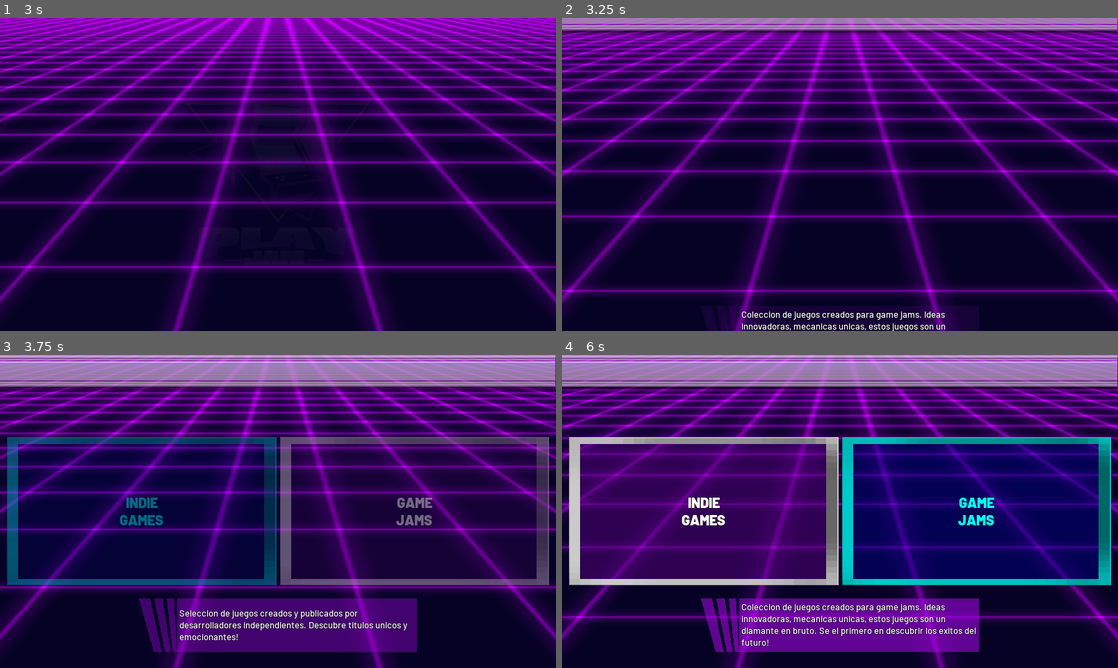
Above: before the commit, frames 1-4 (two rows, left to right).
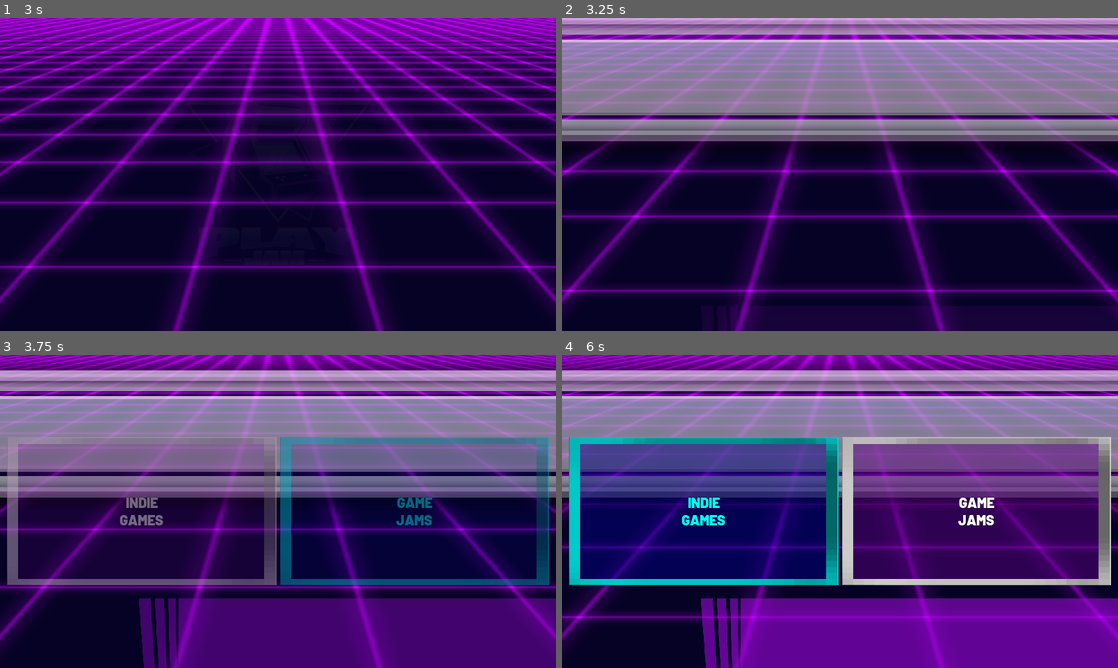
Above: after the commit, the same moments.

Repository: PlayJamDevs/Play-Jam-Launcher-2
Game: Godot game, scene res://scenes/Main.tscn
Same seed, same stepped clock (60 frames per second), same inputs: the game is played once before the commit and once after it.
Inputs:
- Up to frame 1 (3 s): tap Enter (ui_accept) at 0.5, 1.35, 1.52, 1.82, 2.85 s; hold Right (ui_right) 0.53-1.28 s; hold Enter (ui_accept) 0.53-1.28 s; hold Left (ui_left) 1.28-2.03 s; hold Enter (ui_accept) 2.03-2.78 s; hold Right (ui_right) from 2.03 s (still down)
- Up to frame 2 (3.25 s): keep holding Right (ui_right); tap Enter (ui_accept) at 3.02 s
- Up to frame 3 (3.75 s): tap Enter (ui_accept) at 3.32 s; release Right (ui_right) at 3.53 s; hold Left (ui_left) from 3.53 s (still down); hold Enter (ui_accept) from 3.53 s (still down)
- Up to frame 4 (6 s): release Enter (ui_accept) at 4.28 s; tap Enter (ui_accept) at 4.35, 4.52, 4.82, 5.85 s; hold Enter (ui_accept) 5.03-5.78 s; release Left (ui_left) at 5.78 s; hold Right (ui_right) from 5.78 s (still down)

Frame 1 is identical in both runs. In frame 2, 38% of the frame differs, in the area x 0-100%, y 0-100%; in frame 3, 56%; in frame 4, 79%.

Commit message:
avances con logica de seleccion

Diff:
--- a/scenes/Categories.gd
+++ b/scenes/Categories.gd
@@ -18,7 +18,6 @@
 	"jams"
 ]
 
-
 var selected_idx := 1
 var selected
 
@@ -26,6 +25,7 @@
 
 	if event.is_action_pressed("ui_accept"):
 		open_games_folder(folders[selected_idx])
+		return
 
 	var direction = (event.get_action_strength("ui_right") - event.get_action_strength("ui_left"))
 	if !direction:
@@ -38,7 +38,6 @@
 
 	update_selected()
 
-
 func update_selected():
 	selected = n_PanelC.get_child(selected_idx)
 	for p in n_PanelC.get_children():
@@ -49,8 +48,108 @@
 	n_LabelDescription.text = PanelDescription[selected_idx]
 
 func _ready():
+	._ready()
 	update_selected()
 
 func open_games_folder(folder_name):
-	#TODO
+	var games_list = get_games_in_folder(folder_name)
+	goto_game_selection(games_list)
+
+func get_games_in_folder(folder_name):
+	#open directory
+	var path = Global.GAMES_PATH.plus_file(folder_name)
+	print(path)
+	var dir := Directory.new()
+	dir.open(path)
+	dir.list_dir_begin(true, true)
+
+	var games = []
+
+	#iterate through the directory
+	var current_file := ""
+	while true:
+		current_file = dir.get_next()
+		if !current_file:
+			break
+		if !dir.current_is_dir():
+			continue
+		var game = load_game_info(path.plus_file(current_file))
+		if !game:
+			continue
+		games.append(game)
+	return games
+
+func load_game_info(game_dir_path) -> GameData:
+	var dir = Directory.new()
+	dir.open(game_dir_path)
+
+	dir.list_dir_begin(true, true)
+	var current_file : String
+	var game = GameData.new()
+
+	var has_executable = false
+	var has_cover = false
+	var has_info = false
+
+	var executable_name = ""
+	var game_info = {}
+	while true:
+		current_file = dir.get_next()
+		if !current_file:
+			break
+
+		var full_path = game_dir_path.plus_file(current_file)
+
+		if !has_executable and current_file.begins_with("Ejecutable") and is_executable(full_path):
+			has_executable = true
+			executable_name = current_file
+		elif !has_cover and current_file == "Cover.png":
+			has_cover = true
+		elif !has_info and current_file == "info.json":
+			game_info = load_info(full_path)
+			has_info = !!game_info
+
+
+	if !has_executable or !has_info or !has_cover:
+		return null
+
+	var ret := GameData.new()
+	ret.path_to_directory = game_dir_path
+	ret.executable_name = executable_name
+	for key in game_info.keys():
+		if key in ret:
+			ret[key] = game_info[key]
+	return ret
+
+func is_executable(file_path:String):
+	return (
+		(OS.has_feature("Windows") and file_path.ends_with(".exe")) or
+		(OS.has_feature("X11") and OS.execute("test", ["-x", file_path]) == 0)
+	)
+
+func load_info(json_path) -> Dictionary:
+	var file = File.new()
+	file.open(json_path, file.READ)
+	var text = file.get_as_text()
+	var json : JSONParseResult = JSON.parse(text)
+	file.close()
+	if json.error:
+		push_error("couldn't load json info for file " + json_path + ", error code " + json.error)
+		return {}
+	if typeof(json.result) != TYPE_DICTIONARY:
+		push_error("couldn't load json info for file " + json_path + ", object isn't a dictionary.")
+		return {}
+	var missing_fields = get_missing_fields(json.result)
+	if missing_fields:
+		push_error("couldn't load json info for file " + json_path + ", missing fields are: " + missing_fields)
+	return json.result
+
+func get_missing_fields(json):
+	var ret = []
+	for key in ["year","title","author","description","link"]:
+		if !(key in json):
+			ret.append(key)
+	return ret
+
+func goto_game_selection(games_list):
 	pass
--- a/scenes/GameSelection/GameSelection.gd
+++ b/scenes/GameSelection/GameSelection.gd
@@ -1,25 +1,28 @@
 extends Control
 #extends UIState
-
+onready var game_info_display: Control = $"%game_info_display"
 onready var item_list: ItemList = $"%ItemList"
 
+var game_list := []
 
-onready var title: Label = $"%title"
-onready var year: Label = $"%year"
-onready var author: Label = $"%author"
-onready var link: Label = $"%link"
-onready var qr: TextureRect = $"%QR"
-onready var cover: TextureRect = $"%cover"
-onready var description: Label = $"%description"
-var executable_path := ""
+func _ready() -> void:
+	item_list.connect("item_selected",self,"_on_item_selected")
+	item_list.connect("item_activated",self,"_on_item_activated")
 
-func update_game(info: GameData):
-	title.text = info.title
-	year.text = "Año: %s" % info.year
-	author.text = "Autor: %s" % info.author
-	link.text = "Link: %s" % info.link
-	description.text = "Descripción: %s" % info.description
-	cover.texture = info.texture
-	executable_path = info.executable_path
-	qr.texture = info.qr_texture
+func _on_item_selected(index: int):
+	game_info_display.display_game(game_list[index])
+
+func _on_item_activated(index: int):
+	var info: GameData = game_list[index]
+	execute(info.get_executable_path())
+
+func execute(path):
 	pass
+
+func load_list(list: Array):
+	game_list = list
+	item_list.clear()
+	for element in game_list:
+		var game : GameData = element
+		item_list.add_item(game.title)
+		pass
--- a/scenes/GameSelection/GameSelection.tscn
+++ b/scenes/GameSelection/GameSelection.tscn
@@ -1,9 +1,10 @@
-[gd_scene load_steps=6 format=2]
+[gd_scene load_steps=7 format=2]
 
 [ext_resource path="res://scenes/GameSelection/GameSelection.gd" type="Script" id=1]
 [ext_resource path="res://assets/res/global_theme.tres" type="Theme" id=2]
 [ext_resource path="res://icon.png" type="Texture" id=3]
 [ext_resource path="res://assets/res/fonts/font_default_48px.tres" type="DynamicFont" id=4]
+[ext_resource path="res://scenes/GameSelection/game_info_display.gd" type="Script" id=5]
 
 [sub_resource type="StyleBoxFlat" id=1]
 bg_color = Color( 0.435294, 0.258824, 0.662745, 1 )
@@ -68,7 +69,6 @@
 margin_bottom = 1044.0
 size_flags_horizontal = 3
 size_flags_vertical = 3
-items = [ "TITULO", null, false, "Item 1", null, false, "Item 2", null, false, "Item 3", null, false, "Item 4", null, false, "Item 5", null, false, "Item 6", null, false, "Item 7", null, false, "Item 8", null, false, "Item 9", null, false, "Item 10", null, false, "Item 11", null, false, "Item 12", null, false, "Item 13", null, false, "Item 14", null, false, "Item 15", null, false, "Item 16", null, false, "Item 17", null, false, "Item 18", null, false, "Item 19", null, false, "Item 20", null, false, "Item 21", null, false, "Item 22", null, false, "Item 23", null, false, "Item 24", null, false ]
 
 [node name="middle_space" type="Control" parent="VBoxContainer/HBoxContainer"]
 margin_left = 640.0
@@ -76,79 +76,83 @@
 margin_bottom = 1044.0
 rect_min_size = Vector2( 32, 0 )
 
-[node name="info" type="Control" parent="VBoxContainer/HBoxContainer"]
+[node name="game_info_display" type="Control" parent="VBoxContainer/HBoxContainer"]
+unique_name_in_owner = true
 margin_left = 676.0
 margin_right = 1852.0
 margin_bottom = 1044.0
 rect_min_size = Vector2( 32, 0 )
 size_flags_horizontal = 3
 size_flags_vertical = 3
+script = ExtResource( 5 )
 
-[node name="VBoxContainer" type="VBoxContainer" parent="VBoxContainer/HBoxContainer/info"]
+[node name="VBoxContainer" type="VBoxContainer" parent="VBoxContainer/HBoxContainer/game_info_display"]
 anchor_right = 1.0
 anchor_bottom = 1.0
 
-[node name="vertical_space" type="Control" parent="VBoxContainer/HBoxContainer/info/VBoxContainer"]
+[node name="vertical_space" type="Control" parent="VBoxContainer/HBoxContainer/game_info_display/VBoxContainer"]
 margin_right = 1176.0
 margin_bottom = 64.0
 rect_min_size = Vector2( 0, 64 )
 
-[node name="HBoxContainer" type="HBoxContainer" parent="VBoxContainer/HBoxContainer/info/VBoxContainer"]
+[node name="HBoxContainer" type="HBoxContainer" parent="VBoxContainer/HBoxContainer/game_info_display/VBoxContainer"]
 margin_top = 68.0
 margin_right = 1176.0
 margin_bottom = 312.0
 
-[node name="VBoxContainer" type="VBoxContainer" parent="VBoxContainer/HBoxContainer/info/VBoxContainer/HBoxContainer"]
-margin_right = 1108.0
+[node name="VBoxContainer" type="VBoxContainer" parent="VBoxContainer/HBoxContainer/game_info_display/VBoxContainer/HBoxContainer"]
+margin_right = 980.0
 margin_bottom = 244.0
 size_flags_horizontal = 3
 size_flags_vertical = 3
 
-[node name="title" type="Label" parent="VBoxContainer/HBoxContainer/info/VBoxContainer/HBoxContainer/VBoxContainer"]
+[node name="title" type="Label" parent="VBoxContainer/HBoxContainer/game_info_display/VBoxContainer/HBoxContainer/VBoxContainer"]
 unique_name_in_owner = true
-margin_right = 1108.0
+margin_right = 980.0
 margin_bottom = 58.0
 custom_fonts/font = ExtResource( 4 )
 text = "Nombre del juego"
 
-[node name="year" type="Label" parent="VBoxContainer/HBoxContainer/info/VBoxContainer/HBoxContainer/VBoxContainer"]
+[node name="year" type="Label" parent="VBoxContainer/HBoxContainer/game_info_display/VBoxContainer/HBoxContainer/VBoxContainer"]
 unique_name_in_owner = true
 margin_top = 62.0
-margin_right = 1108.0
+margin_right = 980.0
 margin_bottom = 120.0
 custom_fonts/font = ExtResource( 4 )
 text = "Año:"
 
-[node name="author" type="Label" parent="VBoxContainer/HBoxContainer/info/VBoxContainer/HBoxContainer/VBoxContainer"]
+[node name="author" type="Label" parent="VBoxContainer/HBoxContainer/game_info_display/VBoxContainer/HBoxContainer/VBoxContainer"]
 unique_name_in_owner = true
 margin_top = 124.0
-margin_right = 1108.0
+margin_right = 980.0
 margin_bottom = 182.0
 custom_fonts/font = ExtResource( 4 )
 text = "Autor:"
 
-[node name="link" type="Label" parent="VBoxContainer/HBoxContainer/info/VBoxContainer/HBoxContainer/VBoxContainer"]
+[node name="link" type="Label" parent="VBoxContainer/HBoxContainer/game_info_display/VBoxContainer/HBoxContainer/VBoxContainer"]
 unique_name_in_owner = true
 margin_top = 186.0
-margin_right = 1108.0
+margin_right = 980.0
 margin_bottom = 244.0
 custom_fonts/font = ExtResource( 4 )
 text = "Link:"
 
-[node name="QR" type="TextureRect" parent="VBoxContainer/HBoxContainer/info/VBoxContainer/HBoxContainer"]
+[node name="QR" type="TextureRect" parent="VBoxContainer/HBoxContainer/game_info_display/VBoxContainer/HBoxContainer"]
 unique_name_in_owner = true
-margin_left = 1112.0
+margin_left = 984.0
 margin_right = 1176.0
 margin_bottom = 244.0
+rect_min_size = Vector2( 192, 192 )
 texture = ExtResource( 3 )
+stretch_mode = 5
 
-[node name="vertical_space2" type="Control" parent="VBoxContainer/HBoxContainer/info/VBoxContainer"]
+[node name="vertical_space2" type="Control" parent="VBoxContainer/HBoxContainer/game_info_display/VBoxContainer"]
 margin_top = 316.0
 margin_right = 1176.0
 margin_bottom = 348.0
 rect_min_size = Vector2( 0, 32 )
 
-[node name="cover" type="TextureRect" parent="VBoxContainer/HBoxContainer/info/VBoxContainer"]
+[node name="cover" type="TextureRect" parent="VBoxContainer/HBoxContainer/game_info_display/VBoxContainer"]
 unique_name_in_owner = true
 margin_top = 352.0
 margin_right = 500.0
@@ -159,13 +163,13 @@
 texture = ExtResource( 3 )
 stretch_mode = 2
 
-[node name="vertical_space3" type="Control" parent="VBoxContainer/HBoxContainer/info/VBoxContainer"]
+[node name="vertical_space3" type="Control" parent="VBoxContainer/HBoxContainer/game_info_display/VBoxContainer"]
 margin_top = 688.0
 margin_right = 1176.0
 margin_bottom = 720.0
 rect_min_size = Vector2( 0, 32 )
 
-[node name="description" type="Label" parent="VBoxContainer/HBoxContainer/info/VBoxContainer"]
+[node name="description" type="Label" parent="VBoxContainer/HBoxContainer/game_info_display/VBoxContainer"]
 unique_name_in_owner = true
 margin_top = 724.0
 margin_right = 1176.0
--- a/scenes/GameSelection/game_data.gd
+++ b/scenes/GameSelection/game_data.gd
@@ -1,9 +1,15 @@
+extends Reference
 class_name GameData
+var path_to_directory := ""
+var executable_name := ""
 var title := ""
 var year := ""
 var author := ""
 var link := ""
 var description := ""
-var executable_path := ""
-var texture : Texture
-var qr_texture : Texture
+
+
+func get_cover_path():
+	return path_to_directory.plus_file("Cover.png")
+func get_executable_path():
+	return path_to_directory.plus_file(executable_name)
--- /dev/null
+++ b/scenes/GameSelection/game_info_display.gd
@@ -0,0 +1,54 @@
+extends Control
+
+onready var title: Label = $"%title"
+onready var year: Label = $"%year"
+onready var author: Label = $"%author"
+onready var link: Label = $"%link"
+onready var qr: TextureRect = $"%QR"
+onready var cover: TextureRect = $"%cover"
+onready var description: Label = $"%description"
+var executable_path := ""
+
+func display_game(info: GameData):
+	title.text = info.title
+	year.text = "Año: %s" % info.year
+	author.text = "Autor: %s" % info.author
+	link.text = "Link: %s" % info.link
+	description.text = "Descripción: %s" % info.description
+
+	var cover_path = info.get_cover_path()
+	cover.texture = load_img(cover_path)
+	qr.texture = generate_qr(info.link)
+
+	executable_path = info.get_executable_path()
+
+
+
+	pass
+
+func generate_qr(text) -> Texture:
+	var qr_code: QrCode = QrCode.new()
+	qr_code.error_correct_level = QrCode.ERROR_CORRECT_LEVEL.LOW
+	var texture: ImageTexture = qr_code.get_texture(text)
+	return texture
+
+func load_img(path) -> Texture:
+	var img := Image.new()
+	var code = img.load(path)
+	if code:
+		print("attempt to load img at ", path, " returns in error_code ", code)
+	var tex := ImageTexture.new()
+	tex.create_from_image(img, 0)
+	return tex
+
+
+func _ready() -> void:
+	var d = GameData.new()
+	d.title = "jaja"
+	d.year = "2023"
+	d.author = "streq"
+	d.link = "google.com"
+	d.description = "mi juego"
+	d.path_to_directory = "/home/streq/.local/share/Steam/steamapps/common/Godot Engine/games/indie/Recontra"
+	d.executable_name = "Ejecutable.x86_64"
+	display_game(d)
--- a/scenes/Main.tscn
+++ b/scenes/Main.tscn
@@ -405,6 +405,20 @@
 "transitions": PoolRealArray( 1, 1, 1 ),
 "update": 0,
 "values": [ Color( 1, 1, 1, 0 ), Color( 1, 1, 1, 0.235294 ), Color( 1, 1, 1, 0.54902 ) ]
+}
+tracks/10/type = "method"
+tracks/10/path = NodePath("../UI/Categories")
+tracks/10/interp = 1
+tracks/10/loop_wrap = true
+tracks/10/imported = false
+tracks/10/enabled = true
+tracks/10/keys = {
+"times": PoolRealArray( 0.2 ),
+"transitions": PoolRealArray( 1 ),
+"values": [ {
+"args": [  ],
+"method": "enter_state"
+} ]
 }
 
 [sub_resource type="Animation" id=6]
@@ -741,8 +755,8 @@
 anchor_top = 0.00740741
 anchor_right = 1.0
 anchor_bottom = 0.142593
-margin_top = -8.0
-margin_bottom = -7.99998
+margin_right = 5760.0
+margin_bottom = 438.001
 rect_min_size = Vector2( 0, 128 )
 texture = ExtResource( 8 )
 
@@ -752,10 +766,9 @@
 anchor_top = 0.777778
 anchor_right = 0.75
 anchor_bottom = 0.948148
-margin_left = -480.0
-margin_top = 112.0
-margin_right = -480.0
-margin_bottom = 112.0
+margin_top = 952.0
+margin_right = 2880.0
+margin_bottom = 1504.0
 rect_min_size = Vector2( 0, 129 )
 custom_styles/panel = SubResource( 27 )
 __meta__ = {
@@ -777,9 +790,9 @@
 [node name="LabelDescription" type="Label" parent="UI/Categories/PanelDescription/MarginContainer"]
 unique_name_in_owner = true
 margin_left = 4.0
-margin_top = 51.0
-margin_right = 819.0
-margin_bottom = 132.0
+margin_top = 256.0
+margin_right = 2467.0
+margin_bottom = 295.0
 custom_fonts/font = ExtResource( 11 )
 text = "Coleccion de titulos proximos a estrenarse. ¡Jugalos antes que nadie!"
 autowrap = true
--- a/scripts/Global.gd
+++ b/scripts/Global.gd
@@ -12,3 +12,6 @@
 
 var qr_text: String = "text"
 var error_correction_level: int = 0
+
+var PATH :String = OS.get_executable_path().get_base_dir()
+var GAMES_PATH :String = PATH.plus_file("games")
--- a/scripts/states/UIState.gd
+++ b/scripts/states/UIState.gd
@@ -9,3 +9,6 @@
 
 func exit_state() -> void:
 	set_process_unhandled_input(false)
+
+func _ready() -> void:
+	exit_state()
Not shown, changed: .gitignore
